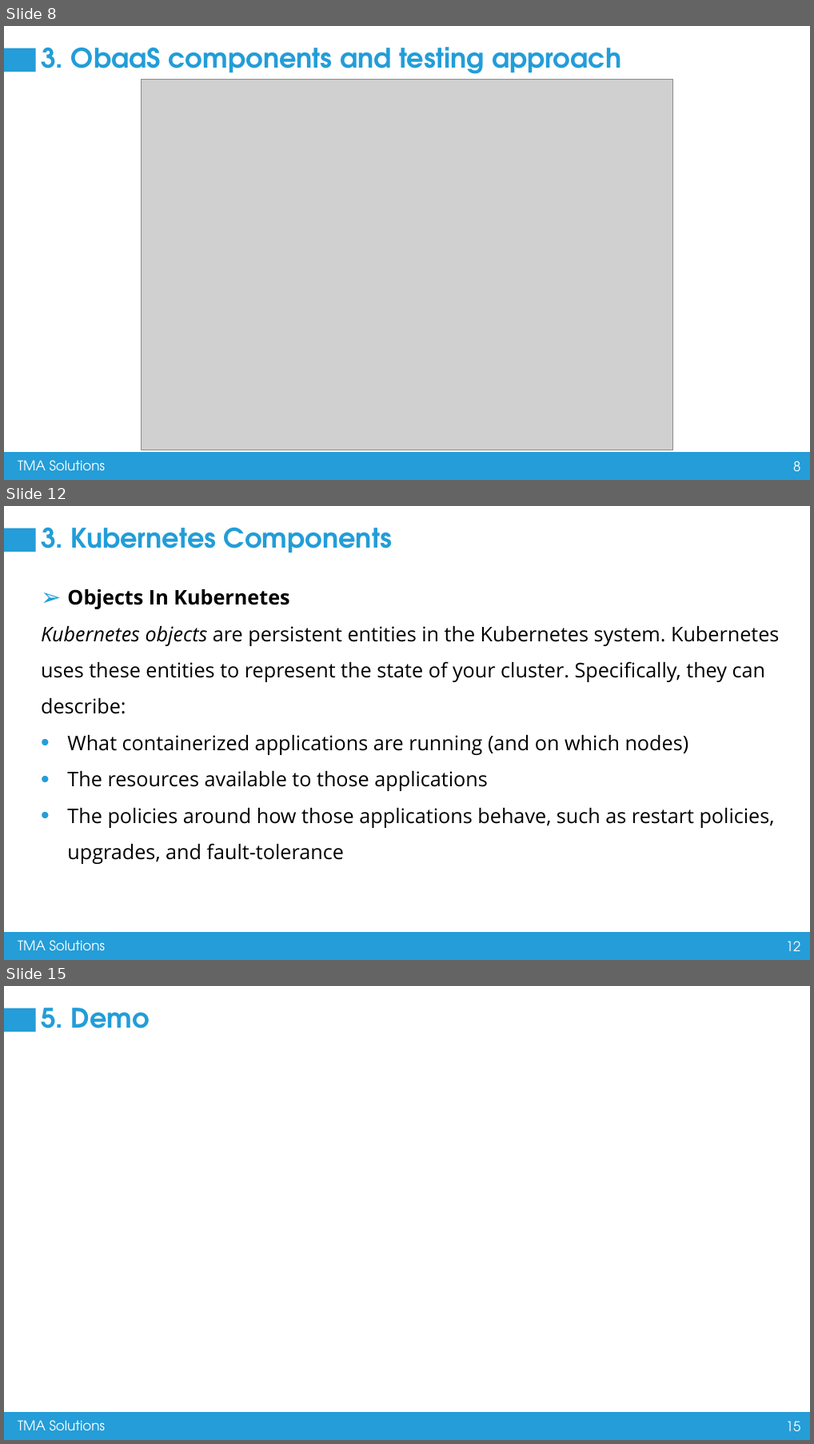
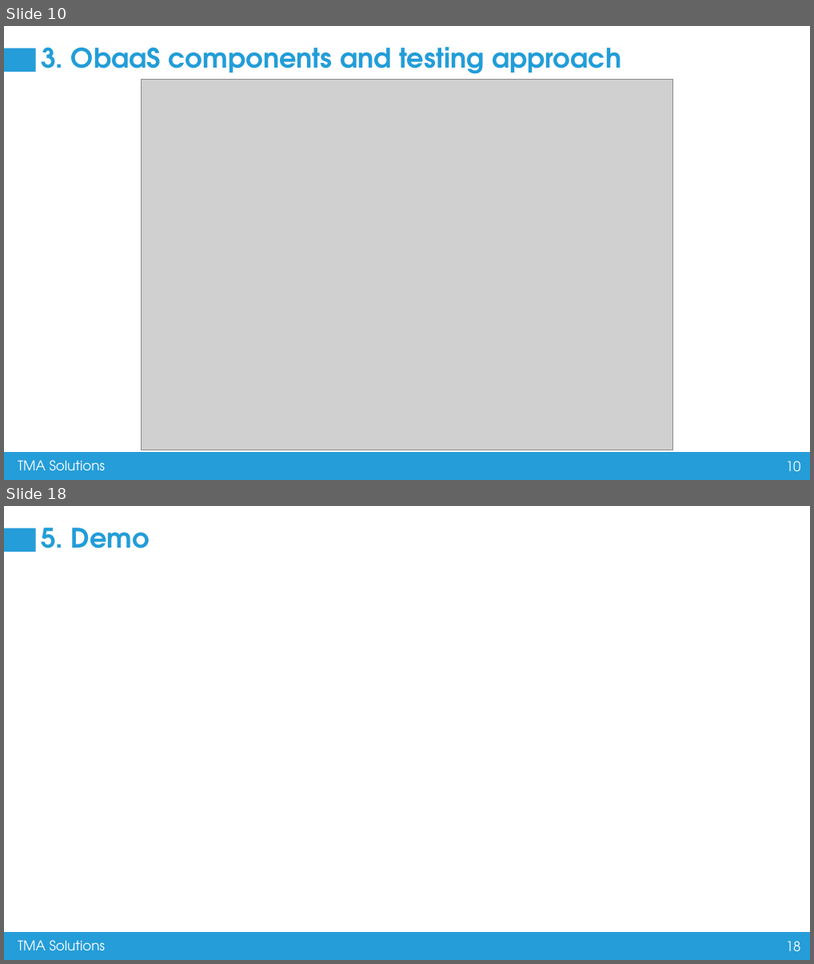
Before and after one commit to nguyenvanhuy0612/flutter_training, a slide deck: Containerization and Microservices Testing.pptx. Shown one above the other, each under a label of ours: slides 8, 12 and 15 before the commit, slides 10 and 18 after it; the slides between them are not shown. The pictures are 814x1444 and 814x964 pixels, drawn with LibreOffice and Linux fonts; fonts in the diff are those of the drawing; grey boxes stand for pictures. Boxes give left, top, right and bottom in pixels: in the first picture for what was removed or moved away, otherwise in the second. Text is boxed around its words. In the diff, an @@ line names an element or a change of style, - is before the commit and + after.

```diff
--- a/Containerization and Microservices Testing.pptx
+++ b/Containerization and Microservices Testing.pptx
@@ slide 12 removed at bbox=[4, 506, 810, 960], background #FFFFFF; not listed: 4 template elements that a slide beside it also shows @@
@@ title removed at bbox=[41, 527, 392, 553] @@
-3. Kubernetes Components
@@ text removed at bbox=[41, 589, 779, 864] @@
-➢ Objects In Kubernetes
-Kubernetes objects are persistent entities in the Kubernetes system. Kubernetes uses these entities to represent the state of your cluster. Specifically, they can describe:
-• What containerized applications are running (and on which nodes)
-• The resources available to those applications
-• The policies around how those applications behave, such as restart policies, upgrades, and fault-tolerance
@@ what was slide 8 is now slide 10 @@
@@ page number at bbox=[786, 460, 802, 471]: text changed @@
-8
+10
@@ what was slide 15 is now slide 18 @@
@@ page number at bbox=[786, 940, 802, 951]: text changed @@
-15
+18
```
Also in this commit, not shown: 5 slides changed, 9 slides added, 12 other slides removed.
